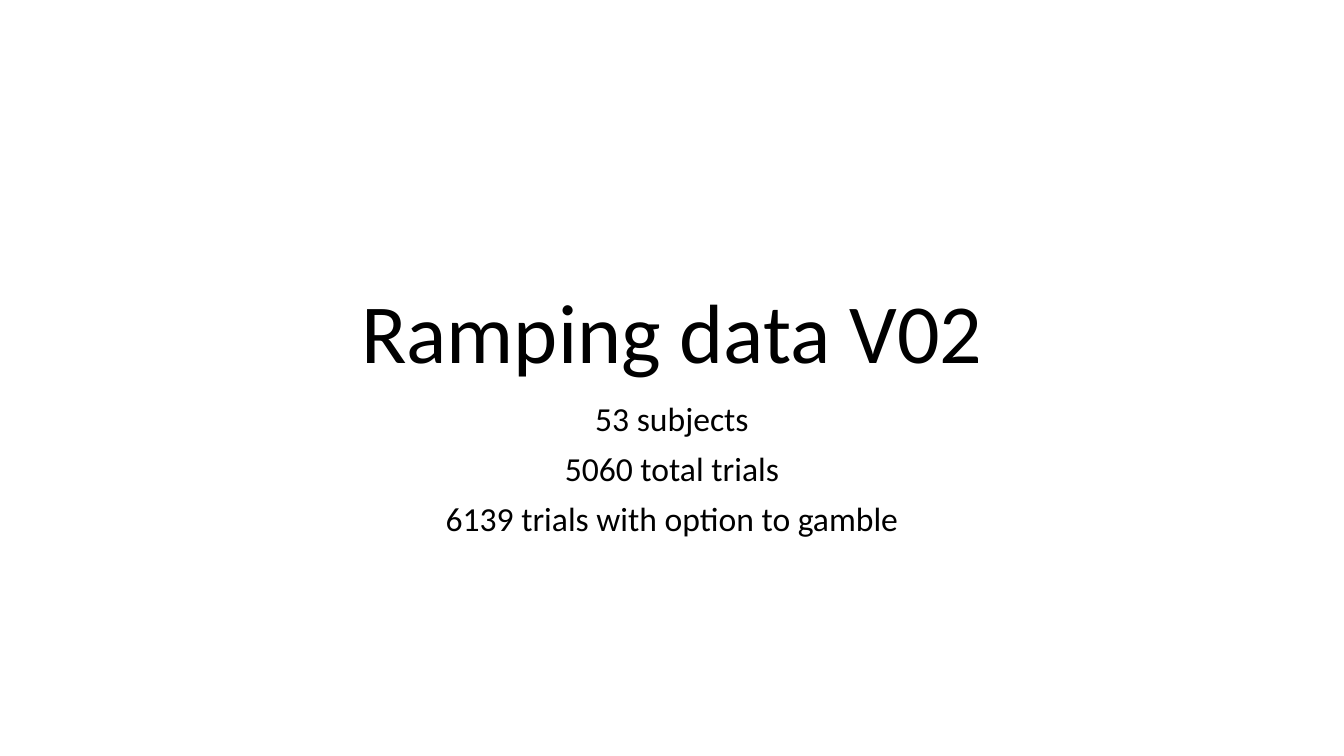
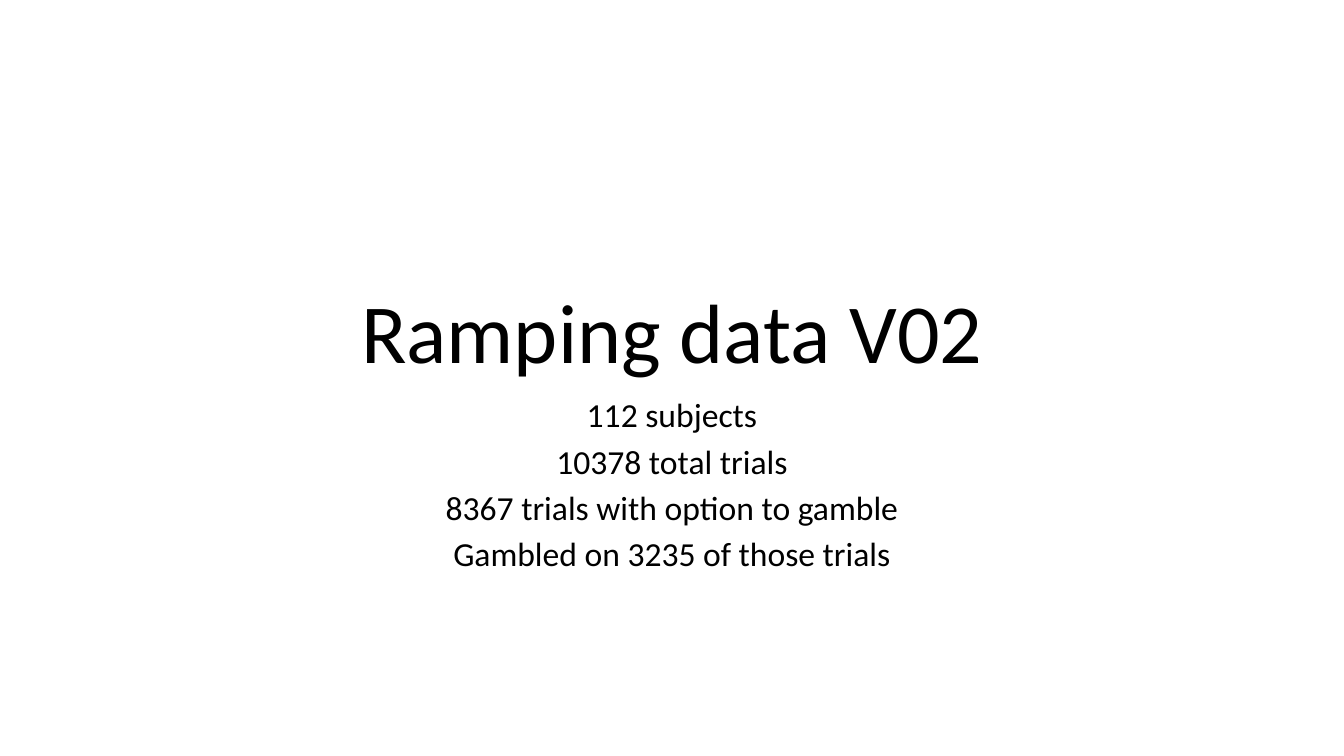
Before and after one commit to gpagnier/rampAnalysis, a slide deck: slide 1 of RampV02Presentation.pptx. Drawn at 1344x756 pixels with LibreOffice and Linux fonts; fonts in the diff are those of the drawing. Boxes give left, top, right and bottom in pixels: in the first picture for what was removed or moved away, otherwise in the second. Text is boxed around its words. In the diff, an @@ line names an element or a change of style, - is before the commit and + after.

```diff
--- a/RampV02Presentation.pptx
+++ b/RampV02Presentation.pptx
@@ subtitle at <box>446,403,898,567</box>: text changed @@
-53 subjects
-5060 total trials
-6139 trials with option to gamble
+112 subjects
+10378 total trials
+8367 trials with option to gamble
+Gambled on 3235 of those trials
```
Also in this commit, not shown: 7 other slides changed, 5 slides added, 6 slides removed, 2 other files.
